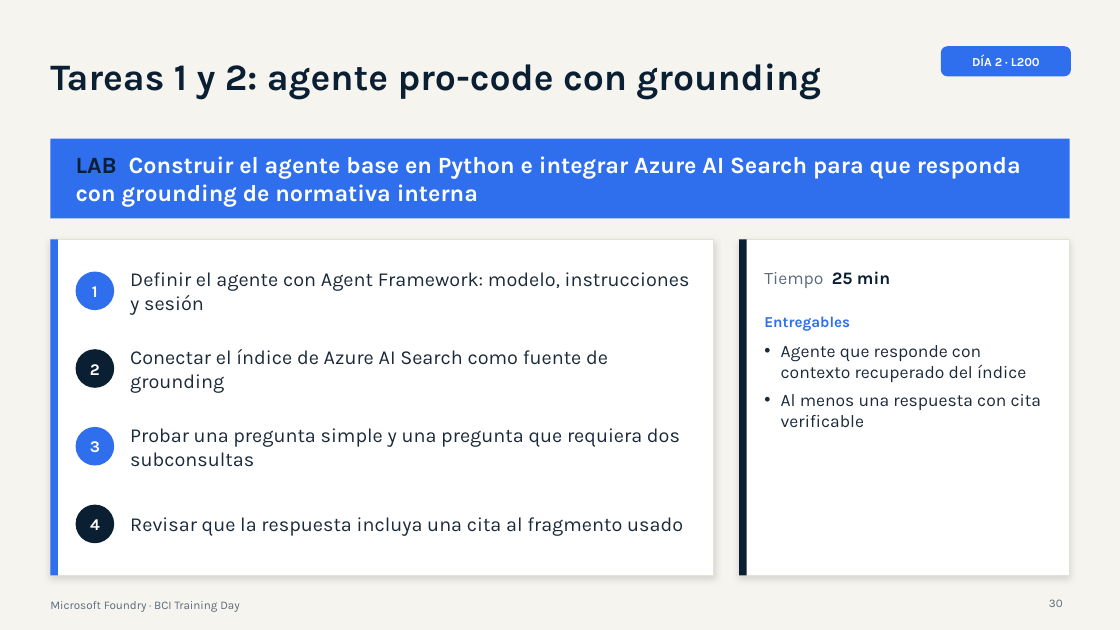
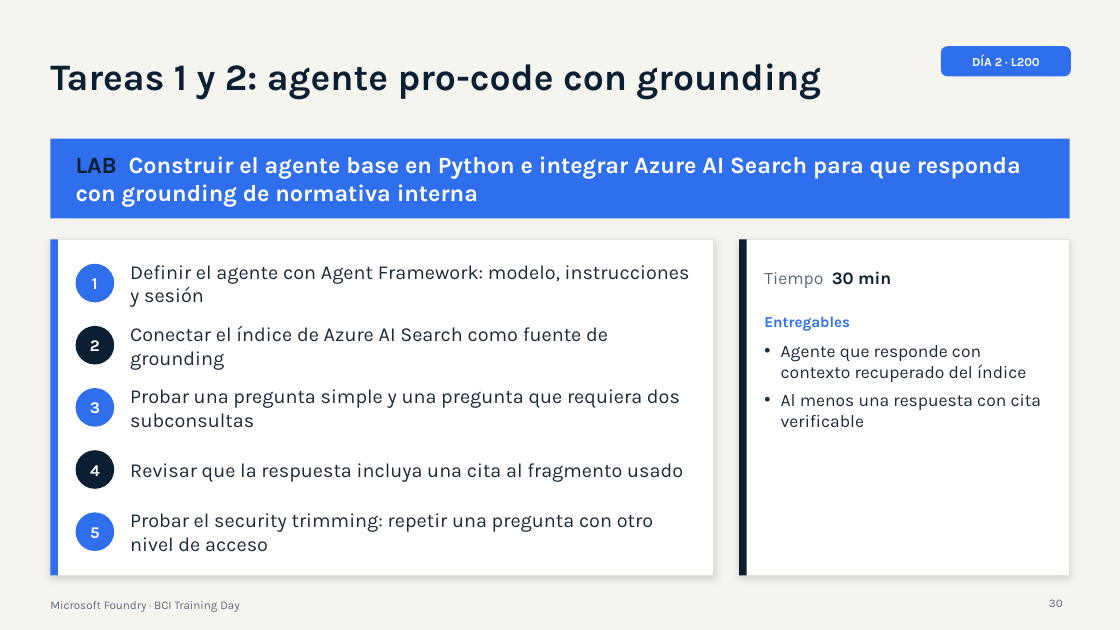
Before and after one commit to valegrajales/bci_workshop, a slide deck: slide 30 of presentaciones/BCI_Foundry_Dia2_L200_Agentes_RAG.pptx. Drawn at 1120x630 pixels with LibreOffice and Linux fonts; fonts in the diff are those of the drawing. Boxes give left, top, right and bottom in pixels: in the first picture for what was removed or moved away, otherwise in the second. Text is boxed around its words. In the diff, an @@ line names an element or a change of style, - is before the commit and + after.

```diff
--- a/presentaciones/BCI_Foundry_Dia2_L200_Agentes_RAG.pptx
+++ b/presentaciones/BCI_Foundry_Dia2_L200_Agentes_RAG.pptx
@@ text "1": place and size @@
-text "1" at <box>92,286,98,297</box>
+text "1" at <box>92,278,98,289</box>
@@ ellipse: place and size @@
-ellipse at <box>76,271,114,310</box>
+ellipse at <box>76,264,114,302</box>
@@ text "Definir el agente con Agent ...": place and size @@
-text "Definir el agente con Agent ..." at <box>130,272,690,315</box>
+text "Definir el agente con Agent ..." at <box>130,265,690,307</box>
@@ text at <box>764,271,891,288</box>: text changed @@
-Tiempo 25 min
+Tiempo 30 min
@@ text "2": place and size @@
-text "2" at <box>90,364,100,375</box>
+text "2" at <box>90,340,100,351</box>
@@ ellipse: place and size @@
-ellipse at <box>76,350,114,388</box>
+ellipse at <box>76,326,114,365</box>
@@ text "Conectar el índice de Azure ...": place and size @@
-text "Conectar el índice de Azure ..." at <box>130,349,608,393</box>
+text "Conectar el índice de Azure ..." at <box>130,326,608,370</box>
@@ text "3": place and size @@
-text "3" at <box>90,441,100,452</box>
+text "3" at <box>90,402,100,413</box>
@@ ellipse: place and size @@
-ellipse at <box>76,427,114,465</box>
+ellipse at <box>76,388,114,427</box>
@@ text "Probar una pregunta simple y ...": place and size @@
-text "Probar una pregunta simple y ..." at <box>130,428,680,467</box>
+text "Probar una pregunta simple y ..." at <box>130,389,680,428</box>
@@ text "Revisar que la respuesta incluya ...": place and size @@
-text "Revisar que la respuesta incluya ..." at <box>130,517,683,536</box>
+text "Revisar que la respuesta incluya ..." at <box>130,463,683,482</box>
@@ text "4": place and size @@
-text "4" at <box>90,519,100,530</box>
+text "4" at <box>90,465,100,476</box>
@@ ellipse: place and size @@
-ellipse at <box>76,505,114,544</box>
+ellipse at <box>76,450,114,489</box>
@@ ellipse added at <box>76,513,114,551</box>, fill #2F6FED @@
@@ text added at <box>90,527,100,538</box>, 14 pt, text #FFFFFF, bold @@
+5
@@ text added at <box>130,513,653,552</box>, 17 pt, text #1B2A3A @@
+Probar el security trimming: repetir una pregunta con otro nivel de acceso
```
Also in this commit, not shown: 7 other slides changed, 9 other files.
